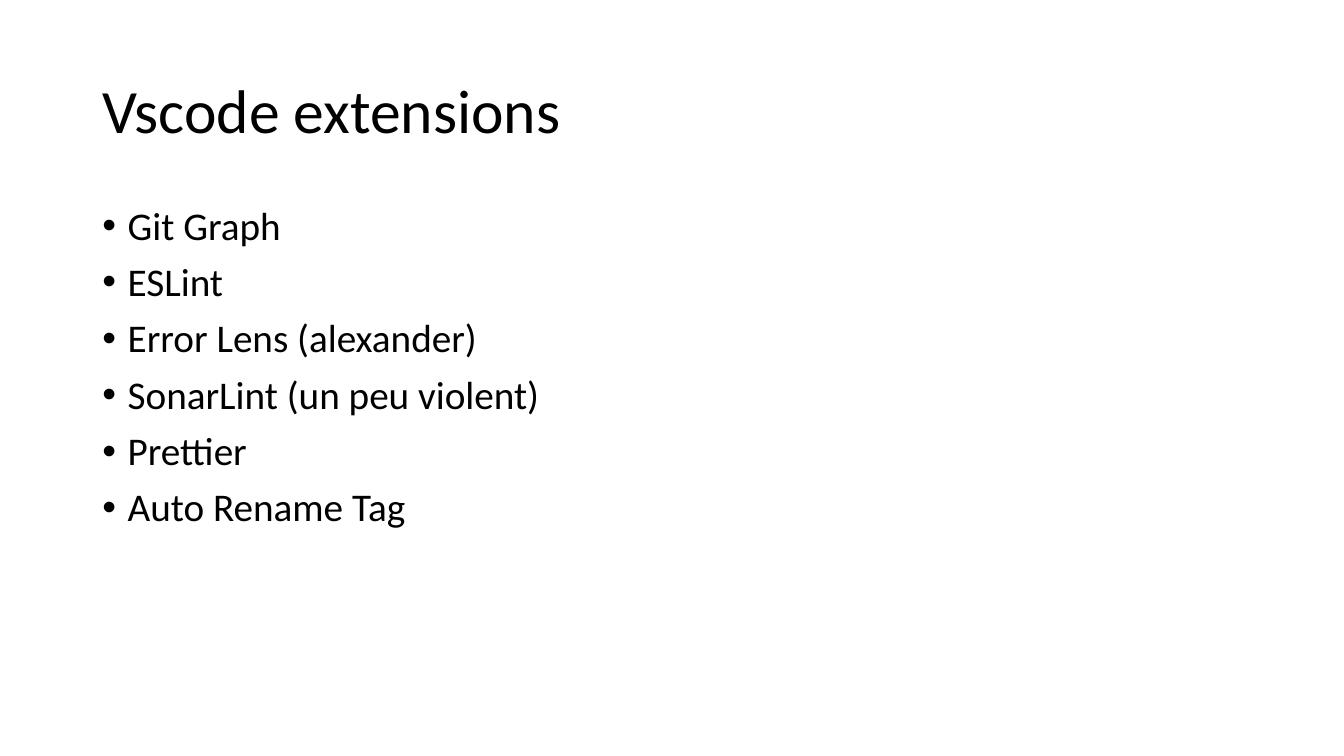
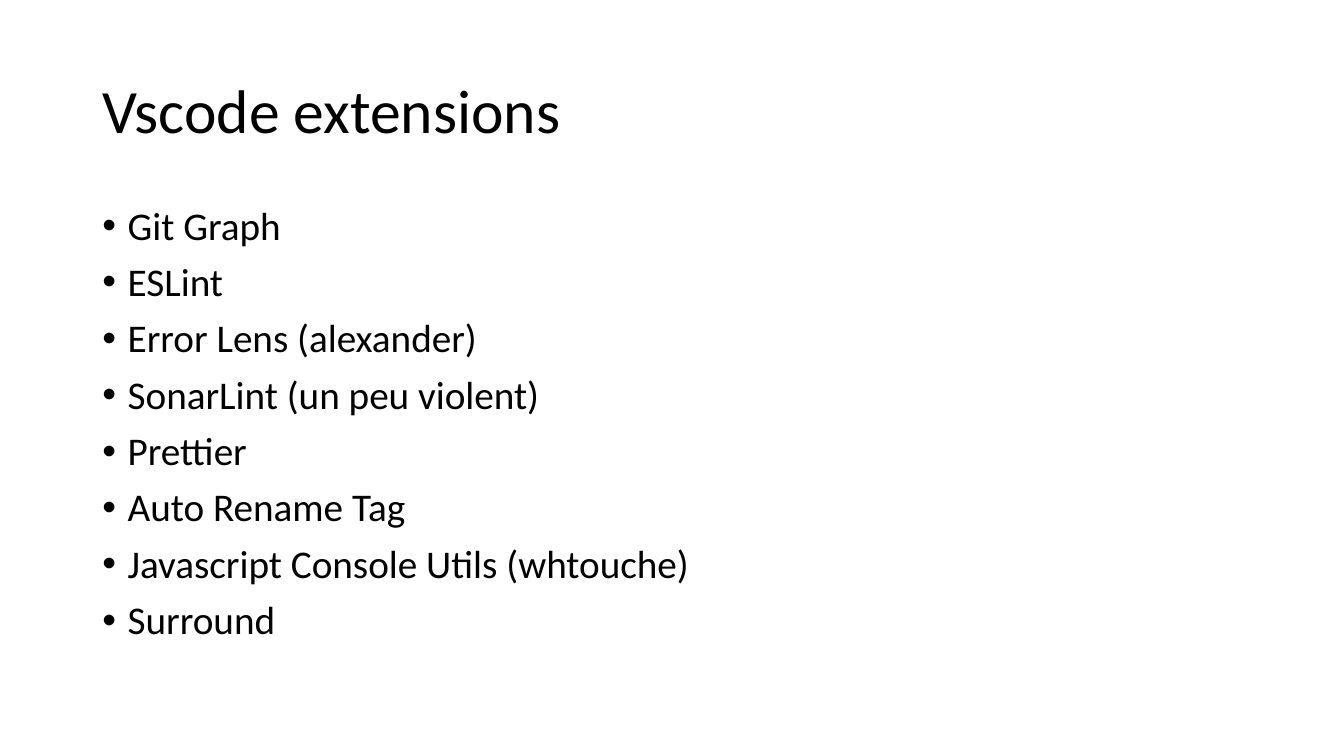
Before and after one commit to jlg-formation/tjs-nov-2021, a slide deck: slide 5 of notes.pptx. Drawn at 1344x756 pixels with LibreOffice and Linux fonts; fonts in the diff are those of the drawing. Boxes give left, top, right and bottom in pixels: in the first picture for what was removed or moved away, otherwise in the second. Text is boxed around its words. In the diff, an @@ line names an element or a change of style, - is before the commit and + after.

```diff
--- a/notes.pptx
+++ b/notes.pptx
@@ text at (x1=128, y1=549, x2=688, y2=635): paragraphs added @@
+• Javascript Console Utils (whtouche)
+• Surround
```
Also in this commit, not shown: 2 other slides changed, 6 slides added.
